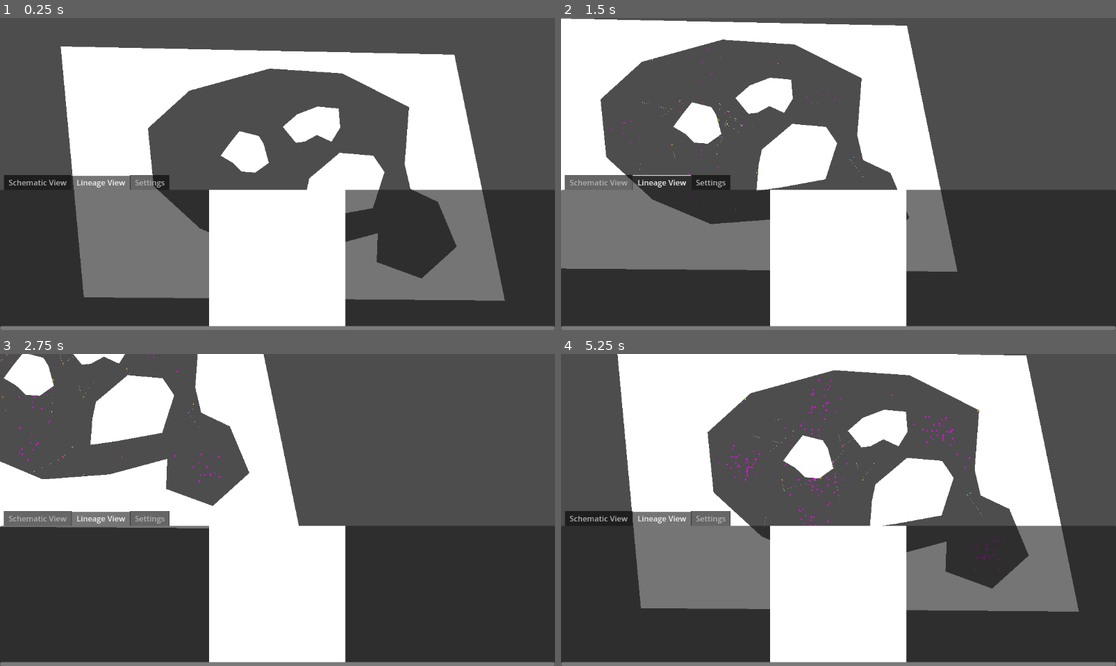
Above: before the commit, frames 1-4 (two rows, left to right).
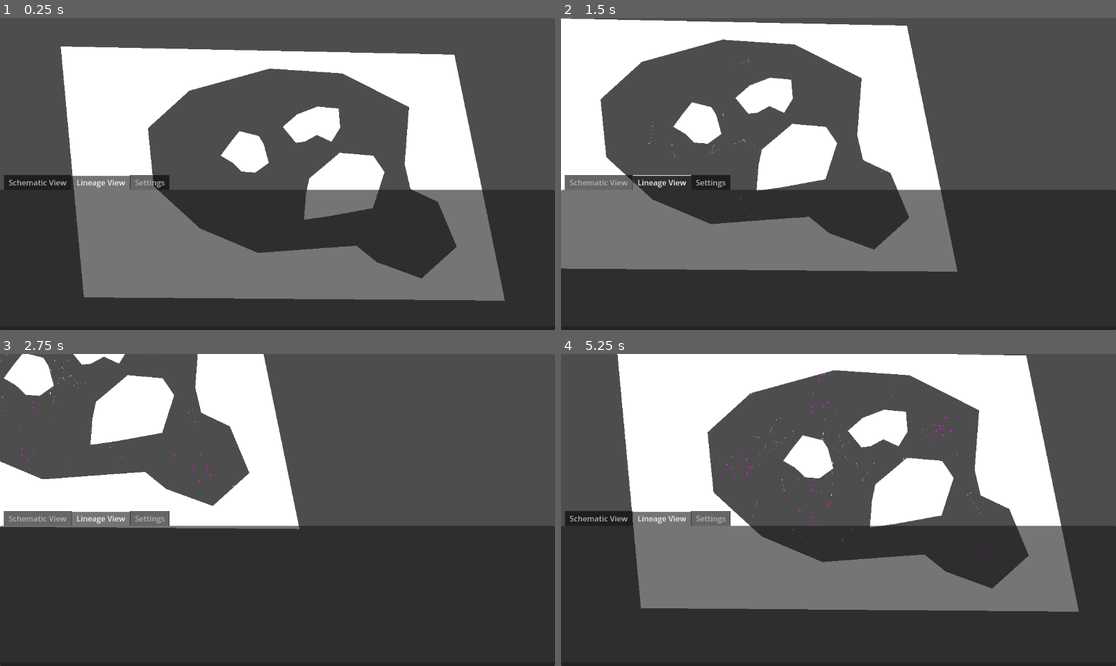
Above: after the commit, the same moments.

Repository: 06gusmog/EVOLUTIONATOR-4000
Game: Godot game, scene res://Misc/world.tscn
Same seed, same stepped clock (60 frames per second), same inputs: the game is played once before the commit and once after it.
Inputs (mouse positions are in pixels of both pictures, inside the frame that each line leads up to):
- Up to frame 1 (0.25 s): no input
- Up to frame 2 (1.5 s): tap Enter at 0.5 s; move the mouse to (960, 158) at 0.52 s; hold Right (right) 0.53-1.28 s; click (960, 158) at 0.6 s; move the mouse to (794, 233) at 1.27 s; hold Down (down) from 1.28 s (still down); click (794, 233) at 1.35 s
- Up to frame 3 (2.75 s): move the mouse to (88, 456) at 2.02 s; release Down (down) at 2.03 s; hold Right (right) from 2.03 s (still down); tap Shift (zoom_in) at 2.1 s; click (88, 456) at 2.3 s
- Up to frame 4 (5.25 s): move the mouse to (616, 382) at 2.77 s; release Right (right) at 2.78 s; hold Up (up) 2.78-3.53 s; tap Ctrl (zoom_out) at 2.85 s; click (616, 382) at 3.05 s; move the mouse to (566, 503) at 3.52 s; hold Left (left) 3.53-5.03 s; click (566, 503) at 3.6 s; move the mouse to (638, 425) at 4.27 s; click (638, 425) at 4.35 s; move the mouse to (827, 491) at 5.02 s; hold Down (down) from 5.03 s (still down); tap Shift (zoom_in) at 5.1 s

The runs differ from the first frame. In frame 1, 12% of the frame differs, in the area x 0-100%, y 55-100%; in frame 2, 12%; in frame 3, 12%; in frame 4, 13%, in the area x 0-100%, y 6-100%.

Commit message:
Crash fix, but botch.
This is a spagetti solution that can lead to further problems in the future. A refurbish of the killing queue system is probably required.

Diff:
--- a/Godot/Misc/Creature.gd
+++ b/Godot/Misc/Creature.gd
@@ -1,6 +1,7 @@
 extends RigidBody2D
 var DNA : Array
 var killing_queue : Array
+var killing_queue_ID : Array
 var cells : Dictionary
 var energy : float
 var food_object
@@ -114,9 +115,11 @@
 	# Fuck me I guess
 	cell_copy.cellID = cell.cellID
 	killing_queue.append(cell_copy)
+	killing_queue_ID.append(cell.cellID)
 	cell.queue_free()
 
 func clear_killing_queue():
+	killing_queue_ID = []
 	if killing_queue != []:
 #INFO First remove the invalid (free'd) cells from cells
 		var placeholder_cells = {}
--- a/Godot/Misc/SimulationHandler.gd
+++ b/Godot/Misc/SimulationHandler.gd
@@ -89,7 +89,7 @@
 			return cell_position
 
 func _on_mitosis(creature:):
-	var new_DNA = creature.DNA
+	var new_DNA = str_to_var(var_to_str(creature.DNA))
 	print('MITOSIS')
 
 	#Chance to remove a cell
--- a/Godot/Misc/User Interface/Schematic View/Connection Monitor.gd
+++ b/Godot/Misc/User Interface/Schematic View/Connection Monitor.gd
@@ -29,18 +29,26 @@
 	active = true
 	loaded_creature = creature
 
-	creature.cell_death.connect(_on_creature_cell_death)
-	creature.death.connect(_on_creature_death)
+	creature.cell_death.connect(self._on_creature_cell_death)
+	creature.death.connect(self._on_creature_death)
 
 	creature.get_child(0).get_child(0).visible = true
 
 	for cellID in loaded_creature.cells:
+		var do_I_skip_this_cell = false
+		for cell_to_be_killed in loaded_creature.killing_queue:
+			if cell_to_be_killed.cellID == cellID:
+				do_I_skip_this_cell = true
+		if do_I_skip_this_cell:
+			continue
+
 		var cell = loaded_creature.cells[cellID]
 		# Adding all the cells
 		var sprite = Sprite2D.new()
 		sprite.texture = WHITE_PIXEL
 		sprite.modulate = GlobalSettings.color_sheet[cell.type]
 		sprite.position = cell.position
+		sprite.name = cellID
 		cells_root.add_child(sprite)
 
 		# Creating roots for connections (Needs to be done before adding any connections)
@@ -60,9 +68,18 @@
 
 	# Adding all the connections
 	for cellID in loaded_creature.cells:
+		var do_I_skip_this_cell = false
+		for cell_to_be_killed in loaded_creature.killing_queue:
+			if cell_to_be_killed.cellID == cellID:
+				do_I_skip_this_cell = true
+		if do_I_skip_this_cell:
+			continue
+
 		var cell = loaded_creature.cells[cellID]
 		if 'Input' in cell.tags:
 			for connection in cell.connections:
+				if connection in loaded_creature.killing_queue_ID:
+					continue
 				var connecting_cell = loaded_creature.get_node(connection)
 				if 'Output' in connecting_cell.tags:
 					# Use polygon 2d with 2 points per border, then thin them when distinction is necessary. (future project)
@@ -86,12 +103,22 @@
 	active = false
 
 func _on_creature_cell_death(cellID:String):
+	print('connected')
+	print(cellID)
 	for output_cell in connections_root.get_children():
 		for connection in output_cell.get_children():
+			print(connection.name)
 			if connection.name == cellID:
-				connection.queue_free()
+				print('removed')
+				connection.free()
+			print(output_cell.name)
 		if output_cell.name == cellID:
-			output_cell.queue_free()
+			print('removed')
+			output_cell.free()
+	for output_cell in cells_root.get_children():
+		if output_cell.name == cellID:
+			output_cell.free()
+			break
 
 func _on_creature_death():
 	unload_creature()
@@ -99,7 +126,16 @@
 func _process(delta):
 	if active == false:
 		return 0
+	# Fuck this man wtf
+
 	for output_node in connections_root.get_children():
+		var do_I_skip_this_cell = false
+		for cell_to_be_killed in loaded_creature.killing_queue:
+			if cell_to_be_killed.cellID == output_node.name:
+				do_I_skip_this_cell = true
+		if do_I_skip_this_cell:
+			continue
+
 		var value = loaded_creature.cells[output_node.name].output
 		var value_color = Color.WHITE * ((value+1)/2)
 		value_color.a = abs(value)
--- a/Godot/Misc/User Interface/UserInterface.gd
+++ b/Godot/Misc/User Interface/UserInterface.gd
@@ -27,8 +27,8 @@
 
 	if Input.is_action_just_pressed('click'):
 		var global_mouse_pos = get_global_mouse_position()
-		print(global_mouse_pos)
-		print(get_viewport_rect().size.y/2)
+		#print(global_mouse_pos)
+		#print(get_viewport_rect().size.y/2)
 		if global_mouse_pos.y < get_viewport_rect().size.y/2:
 			var local_mouse_pos = world.get_local_mouse_position()
 			var clicked = false
--- a/Godot/Misc/world.tscn
+++ b/Godot/Misc/world.tscn
@@ -133,10 +133,10 @@
 polygon = PackedVector2Array(199, -38, 129, -44, 96, -16, 66, 9, 59, 42, 55, 95, 105, 88, 198, 71, 222, -4)
 
 [node name="CollisionPolygon2D4" type="CollisionPolygon2D" parent="StaticBody2D"]
-polygon = PackedVector2Array(273, -139, 264, -20, 276, 31, 333, 58, 372, 151, 299, 217, 206, 183, 208, 123, 93, 154, -40, 164, -161, 113, -257, 25, -269, -95, -183, -173, -16, -219, 134, -209, 273, -139, 367, -248, -450, -265, -402, 256, 472, 263, 367, -248)
+polygon = PackedVector2Array(273, -139, 264, -20, 276, 31, 333, 58, 372, 151, 299, 217, 206, 183, 164, 149, 93, 154, -40, 164, -161, 113, -257, 25, -269, -95, -183, -173, -16, -219, 134, -209, 273, -139, 367, -248, -450, -265, -402, 256, 472, 263, 367, -248)
 
 [node name="Polygon2D" type="Polygon2D" parent="StaticBody2D"]
-polygon = PackedVector2Array(273, -139, 264, -20, 276, 31, 333, 58, 372, 151, 299, 217, 206, 183, 208, 123, 93, 154, -40, 164, -161, 113, -257, 25, -269, -95, -183, -173, -16, -219, 134, -209, 273, -139, 367, -248, -450, -265, -402, 256, 472, 263, 367, -248)
+polygon = PackedVector2Array(273, -139, 264, -20, 276, 31, 333, 58, 372, 151, 299, 217, 206, 183, 164, 149, 93, 154, -40, 164, -161, 113, -257, 25, -269, -95, -183, -173, -16, -219, 134, -209, 273, -139, 367, -248, -450, -265, -402, 256, 472, 263, 367, -248)
 
 [node name="Polygon2D2" type="Polygon2D" parent="StaticBody2D"]
 polygon = PackedVector2Array(11, -98, 38, -65, 56, -67, 82, -81, 112, -67, 130, -96, 127, -136, 83, -140, 41, -124)
@@ -216,7 +216,7 @@
 size_flags_horizontal = 6
 size_flags_vertical = 3
 texture = ExtResource("5_s53s6")
-expand_mode = 2
+expand_mode = 4
 stretch_mode = 4
 script = ExtResource("5_46rmg")
 
--- a/Godot/Standards/global_settings.gd
+++ b/Godot/Standards/global_settings.gd
@@ -30,7 +30,7 @@
 	}
 
 # Physics
-var simulation_speed = 10
+var simulation_speed = 5
 var food_cap = 1000
 var ticks_per_second = 30
 
